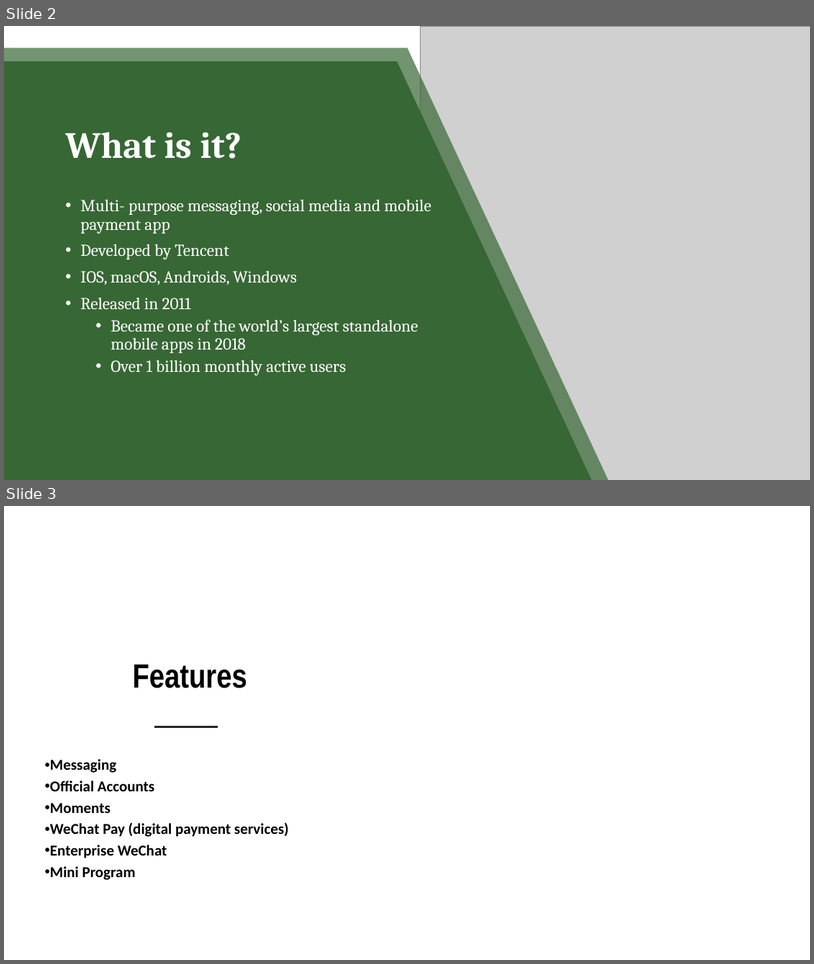
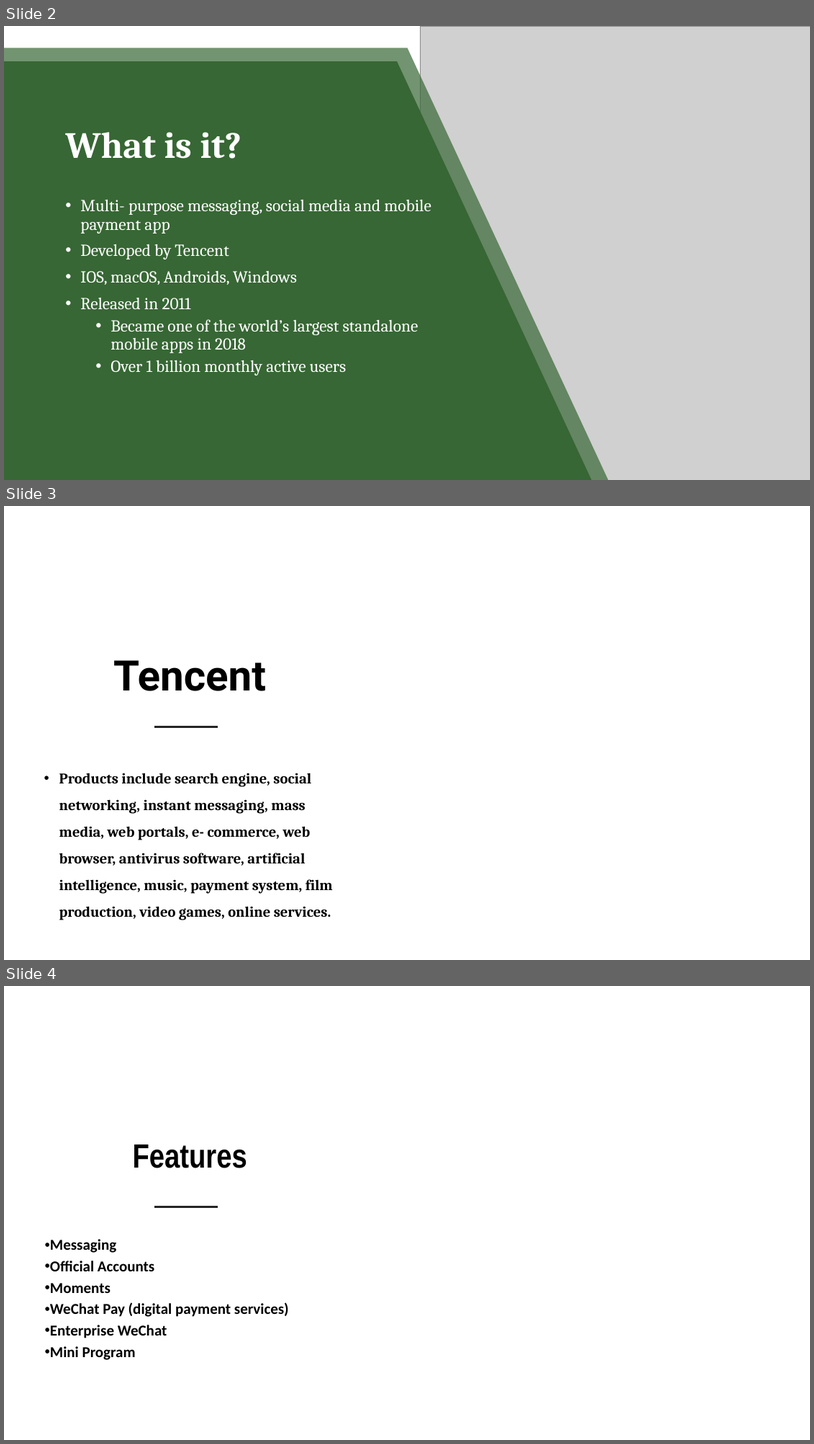
Before and after one commit to RachelG0107/WeChat, a slide deck: Tech Pres.pptx. Shown one above the other, each under a label of ours: slides 2 and 3 before the commit, slides 2, 3 and 4 after it. The pictures are 814x964 and 814x1444 pixels, drawn with LibreOffice and Linux fonts; fonts in the diff are those of the drawing; grey boxes stand for pictures; background and template pictures are left out. Boxes give left, top, right and bottom in pixels: in the first picture for what was removed or moved away, otherwise in the second. Text is boxed around its words. In the diff, an @@ line names an element or a change of style, - is before the commit and + after.

```diff
--- a/Tech Pres.pptx
+++ b/Tech Pres.pptx
@@ slide 3 added at (4, 506, 810, 960), background picture (left out) @@
@@ freeform shape added at (4, 572, 402, 960), fill #FFFFFF at 75% opacity @@
@@ title added at (113, 660, 266, 691), 50 pt, text #000000, bold @@
+Tencent
@@ line added from (155, 727) to (217, 727), #262626 2 pt @@
@@ text added at (59, 772, 333, 920), 17.6 pt, text #000000, bold @@
+• Products include search engine, social networking, instant messaging, mass media, web portals, e- commerce, web browser, antivirus software, artificial intelligence, music, payment system, film production, video games, online services.
@@ what was slide 3 is now slide 4 @@
```
